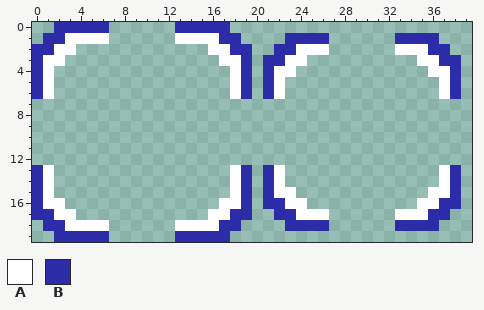
A pixel-art sprite gets an edit: bin/debug/assets/blue-grid-pointer.png. The picture above was drawn from the file before the commit.
The file is 40x20 pixels.
Palette (. is transparent): A #ffffff  B #2c2ca9
Once edited:
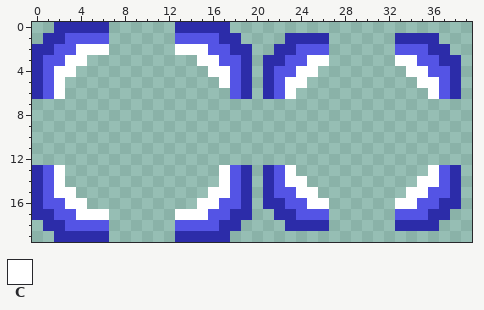
Colours new in this view: C #ffffff
The edit:
colour A: #ffffff -> #5454e5
Changed rows in their new state; - is a pixel that keeps its letter.
first column x 2:
 2 --CCC------CCC---------------------
 3 -CC----------CC--------CC------CC--
 4 CC------------CC------CC--------CC-
 5 C--------------C-----CC----------CC
 6 C--------------------C------------C
first column x 2:
13 C--------------C-----C------------C
14 C--------------C-----CC----------CC
15 CC------------CC------CC--------CC-
16 -CC----------CC--------CC------CC--
17 --CCC------CCC---------------------
Where, in picture pixels (left, top, right, bottom), the same in both pictures:
changed: (43, 33, 109, 99)
changed: (175, 33, 329, 99)
changed: (395, 44, 450, 99)
changed: (43, 165, 109, 231)
changed: (175, 165, 329, 231)
changed: (395, 165, 450, 220)
